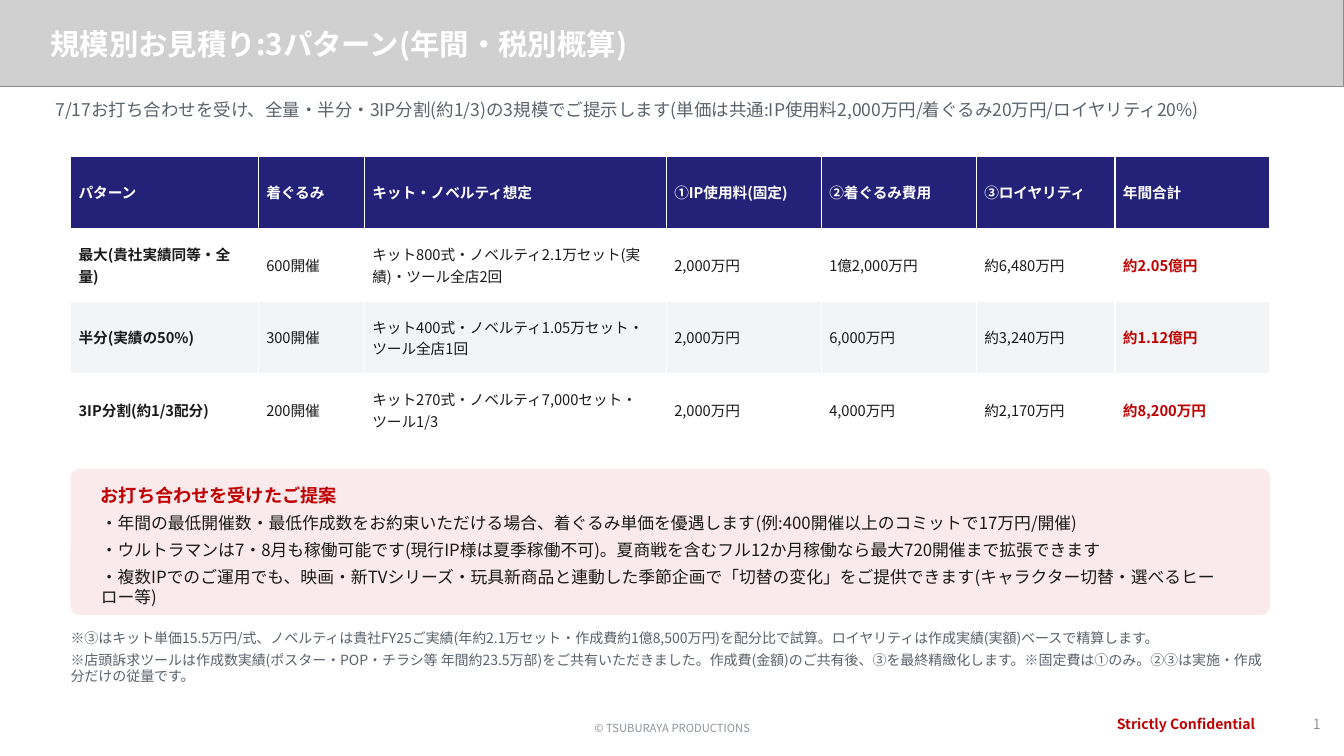
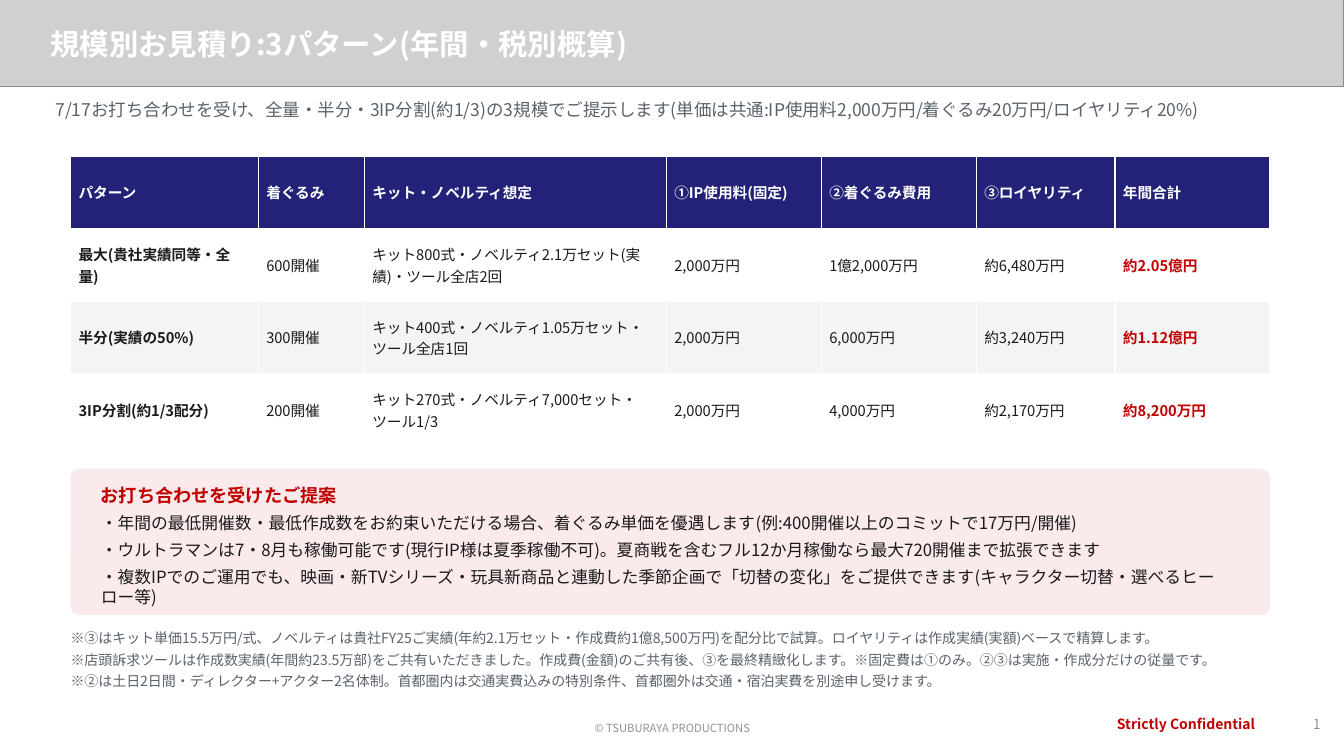
Before and after one commit to hayatoshintani-spe/kessho-lens, a slide deck: slide 1 of docs/proposals/softbank-ultraman-caravan/規模別お見積り3パターンと今期スポットテスト.pptx. Drawn at 1344x756 pixels with LibreOffice and Linux fonts; fonts in the diff are those of the drawing; grey boxes stand for pictures. Boxes give left, top, right and bottom in pixels: in the first picture for what was removed or moved away, otherwise in the second. Text is boxed around its words. In the diff, an @@ line names an element or a change of style, - is before the commit and + after.

```diff
--- a/docs/proposals/softbank-ultraman-caravan/規模別お見積り3パターンと今期スポットテスト.pptx
+++ b/docs/proposals/softbank-ultraman-caravan/規模別お見積り3パターンと今期スポットテスト.pptx
@@ text at [71,653,1216,687]: text changed @@
-※店頭訴求ツールは作成数実績(ポスター・POP・チラシ等 年間約23.5万部)をご共有いただきました。作成費(金額)のご共有後、③を最終精緻化します。※固定費は①のみ。②③は実施・作成分だけの従量です。
+※店頭訴求ツールは作成数実績(年間約23.5万部)をご共有いただきました。作成費(金額)のご共有後、③を最終精緻化します。※固定費は①のみ。②③は実施・作成分だけの従量です。
+※②は土日2日間・ディレクター+アクター2名体制。首都圏内は交通実費込みの特別条件、首都圏外は交通・宿泊実費を別途申し受けます。
```
Also in this commit, not shown: 4 other files.
